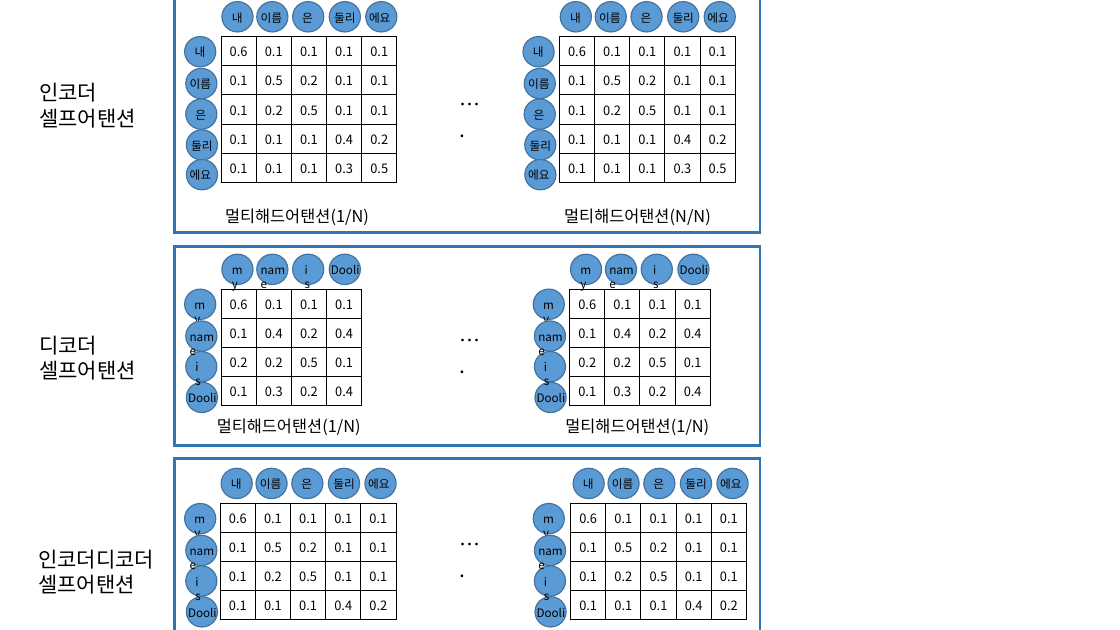
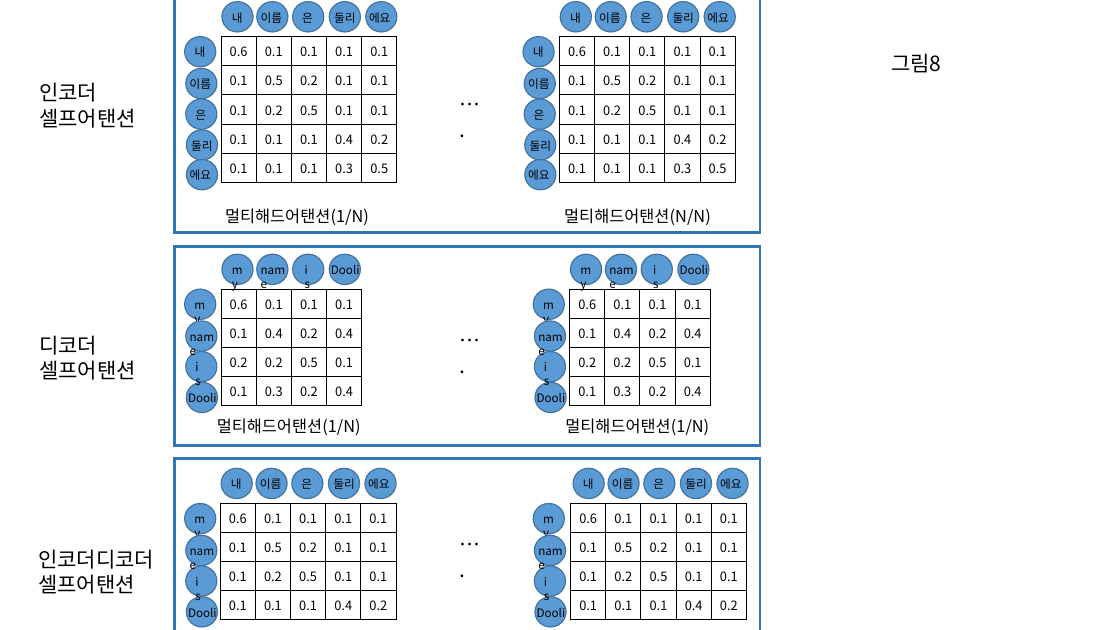
Before and after one commit to jinkilee/hello-transformer, a slide deck: slide 1 of draft/chapter3.pptx. Drawn at 1120x630 pixels with LibreOffice and Linux fonts; fonts in the diff are those of the drawing. Boxes give left, top, right and bottom in pixels: in the first picture for what was removed or moved away, otherwise in the second. Text is boxed around its words. In the diff, an @@ line names an element or a change of style, - is before the commit and + after.

Commit message:
edit chapter3

```diff
--- a/draft/chapter3.pptx
+++ b/draft/chapter3.pptx
@@ text added at [891, 53, 941, 73], 18 pt, text #000000 @@
+그림8
```
